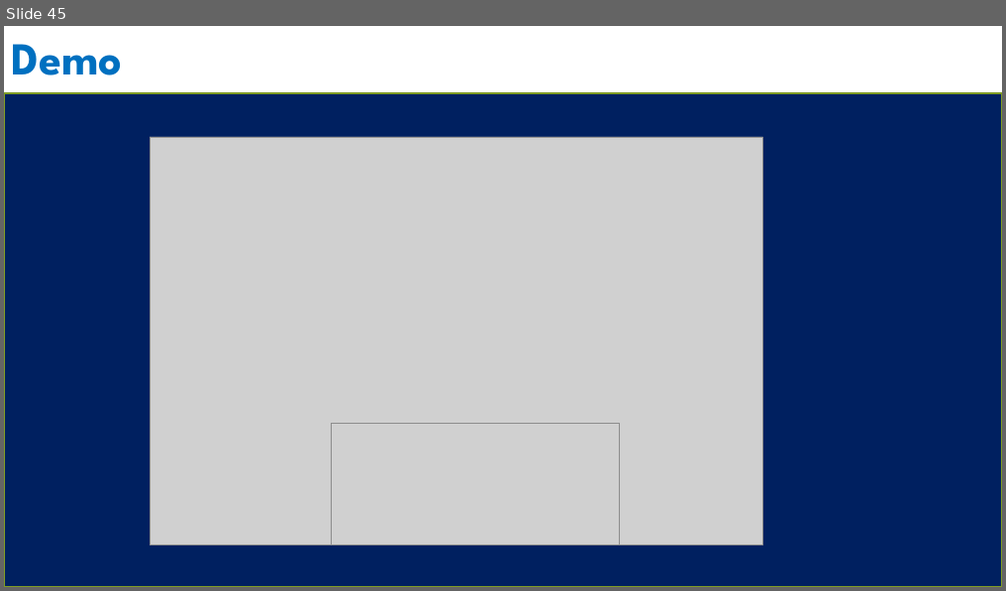
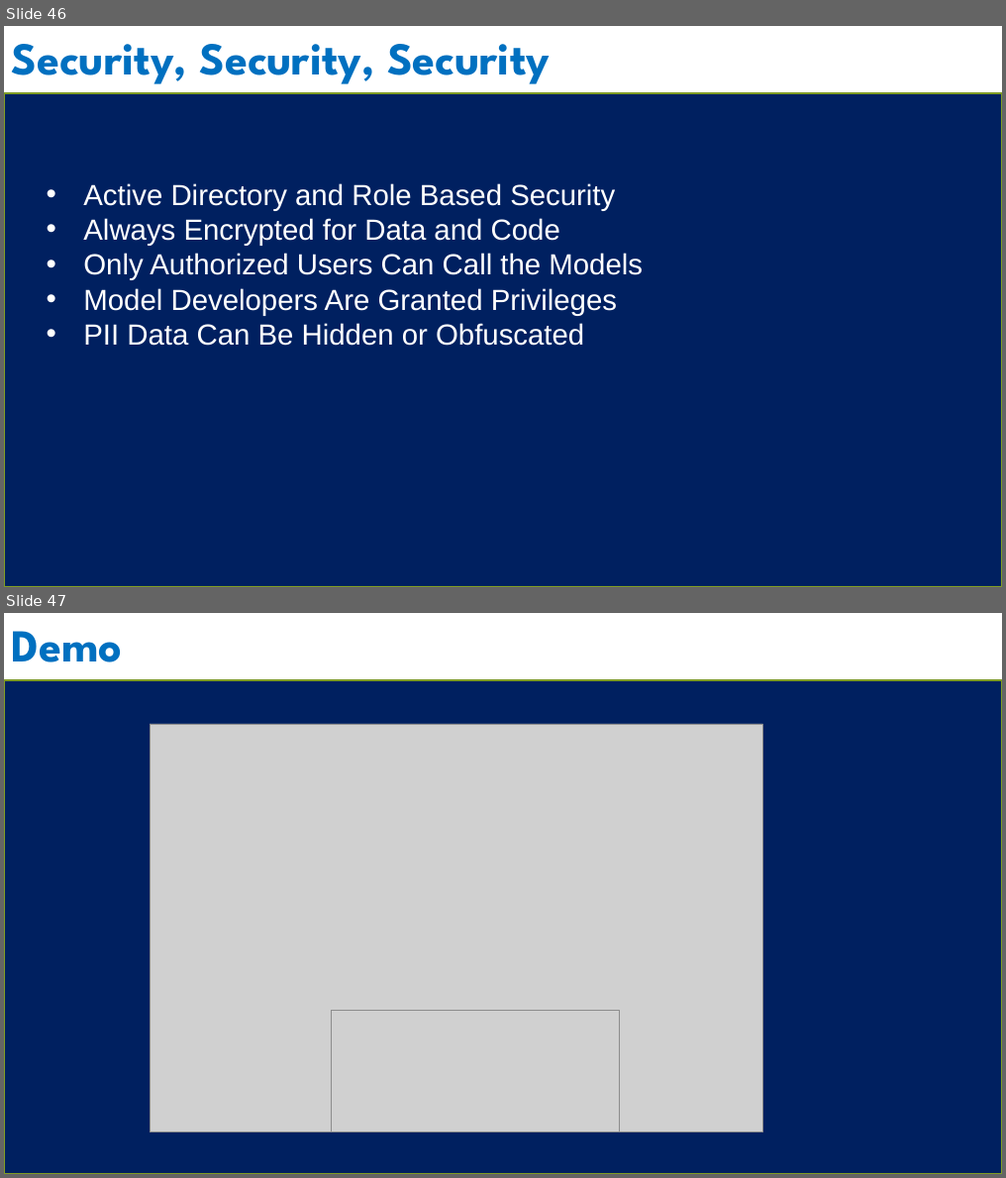
Before and after one commit to bcafferky/shared, a slide deck: SQLServerMLServer/SQLServerMLServer.pptx. Shown one above the other, each under a label of ours: slide 45 before the commit, slides 46 and 47 after it. The pictures are 1006x591 and 1006x1178 pixels, drawn with LibreOffice and Linux fonts; fonts in the diff are those of the drawing; grey boxes stand for pictures; background and template pictures are left out. Boxes give left, top, right and bottom in pixels: in the first picture for what was removed or moved away, otherwise in the second. Text is boxed around its words. In the diff, an @@ line names an element or a change of style, - is before the commit and + after.

```diff
--- a/SQLServerMLServer/SQLServerMLServer.pptx
+++ b/SQLServerMLServer/SQLServerMLServer.pptx
@@ slide 46 added at [4,26,1002,587], background #FFFFFF; not listed: 1 template element that a slide beside it also shows @@
@@ text added at [11,44,549,84], 44 pt, text #0070C0, bold @@
+Security, Security, Security
@@ text added at [83,183,643,346], 28 pt, text #FFFFFF @@
+• Active Directory and Role Based Security
+• Always Encrypted for Data and Code
+• Only Authorized Users Can Call the Models
+• Model Developers Are Granted Privileges
+• PII Data Can Be Hidden or Obfuscated
@@ what was slide 45 is now slide 47 @@
```
Also in this commit, not shown: 2 slides changed, 1 other slide added, 5 other files.
